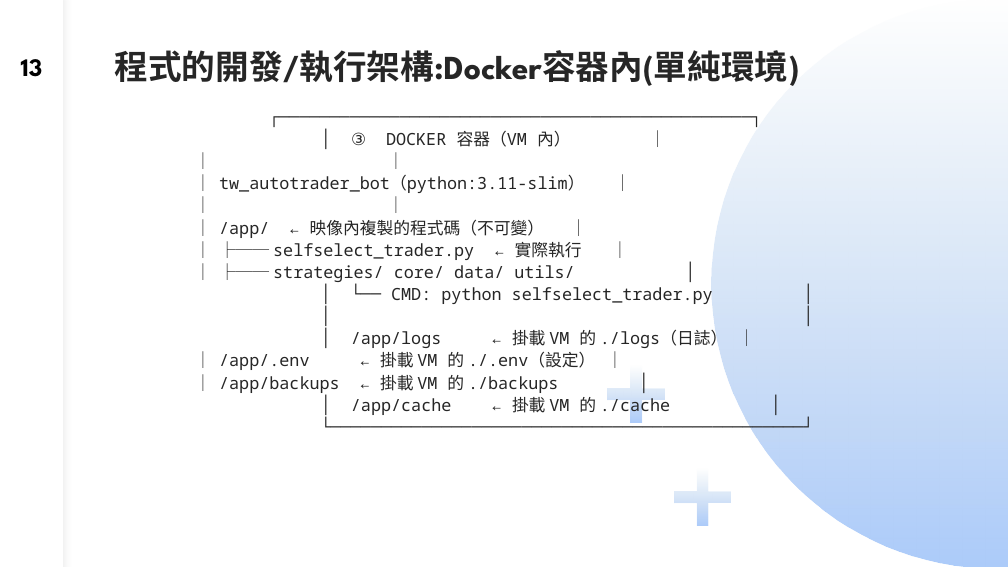
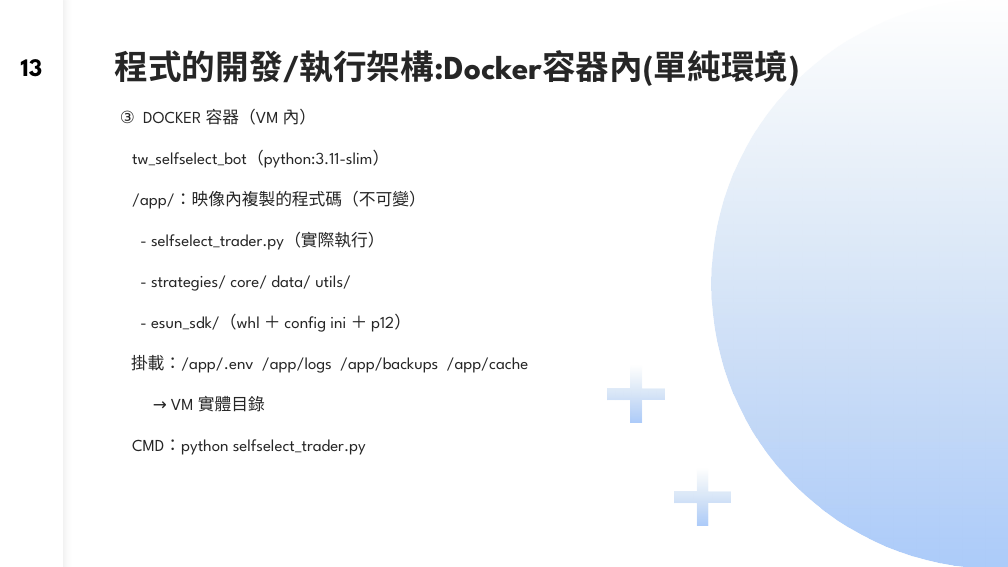
Before and after one commit to dinchentech/tw-selfselect, a slide deck: slide 13 of plans/ppt/TW-SELFSELECT台股買賣自動化系統-W2-講稿版.pptx. Drawn at 1008x567 pixels with LibreOffice and Linux fonts; fonts in the diff are those of the drawing. Boxes give left, top, right and bottom in pixels: in the first picture for what was removed or moved away, otherwise in the second. Text is boxed around its words. In the diff, an @@ line names an element or a change of style, - is before the commit and + after.

Commit message:
plans/ppt：部署章節改成 deploy_source.sh 流程（W2 s11–s17、W6 s2/s13）
- W2 三層架構圖重畫（Local → deploy_source.sh → VM ~/tw-selfselect → 容器 tw_selfselect_bot），
  說明 whl 進 git、p12／ini 不進、舊目錄保留可回滾
- W2 s14–s16 拿掉 pyarmor／加密版／deploy_crypted/deploy_user；改成 ./deploy_source.sh
  （preflight 測試 → build → SSH 直傳 → 載入 → 驗指紋）與四個掛載
- W2 s17 指令速查更新：./deploy_source.sh、docker compose down/up、docker logs tw_selfselect_bot
- W6 s2 講稿第五步、W6 s13 內文/講稿改成 deploy_source.sh；s13 舊 deploy_user.sh 截圖移除留提示
- 修剪圖文後以 LibreOffice 抽頁確認版面

```diff
--- a/plans/ppt/TW-SELFSELECT台股買賣自動化系統-W2-講稿版.pptx
+++ b/plans/ppt/TW-SELFSELECT台股買賣自動化系統-W2-講稿版.pptx
@@ text at <box>120,109,529,455</box>: text changed; font Noto Sans Mono to League Spartan @@
-┌───────────────────────────────────────────────┐
-│ ③ DOCKER 容器（VM 內） │
-│ │
-│ tw_autotrader_bot（python:3.11-slim） │
-│ │
-│ /app/ ← 映像內複製的程式碼（不可變） │
-│ ├── selfselect_trader.py ← 實際執行 │
-│ ├── strategies/ core/ data/ utils/ │
-│ └── CMD: python selfselect_trader.py │
-│ │
-│ /app/logs ← 掛載 VM 的 ./logs（日誌） │
-│ /app/.env ← 掛載 VM 的 ./.env（設定） │
-│ /app/backups ← 掛載 VM 的 ./backups │
-│ /app/cache ← 掛載 VM 的 ./cache │
-└───────────────────────────────────────────────┘
+③ DOCKER 容器（VM 內）
+tw_selfselect_bot（python:3.11-slim）
+/app/：映像內複製的程式碼（不可變）
+- selfselect_trader.py（實際執行）
+- strategies/ core/ data/ utils/
+- esun_sdk/（whl ＋ config ini ＋ p12）
+掛載：/app/.env /app/logs /app/backups /app/cache
+→ VM 實體目錄
+CMD：python selfselect_trader.py
```
Also in this commit, not shown: 7 other slides changed, 2 other files.
